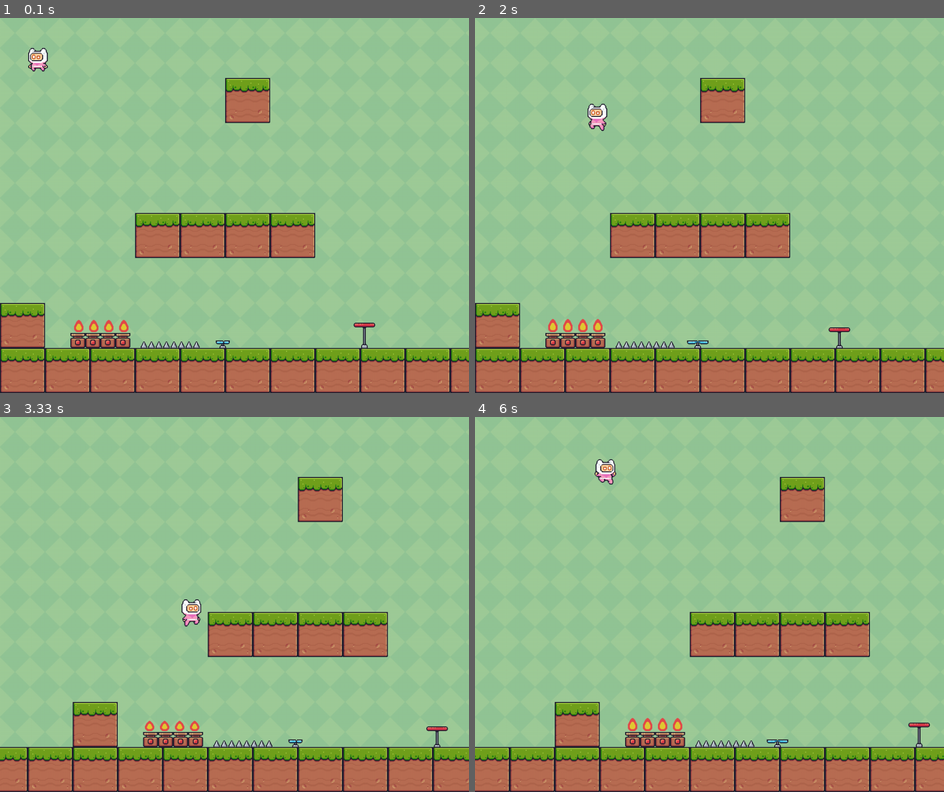
Above: before the commit, frames 1-4 (two rows, left to right).
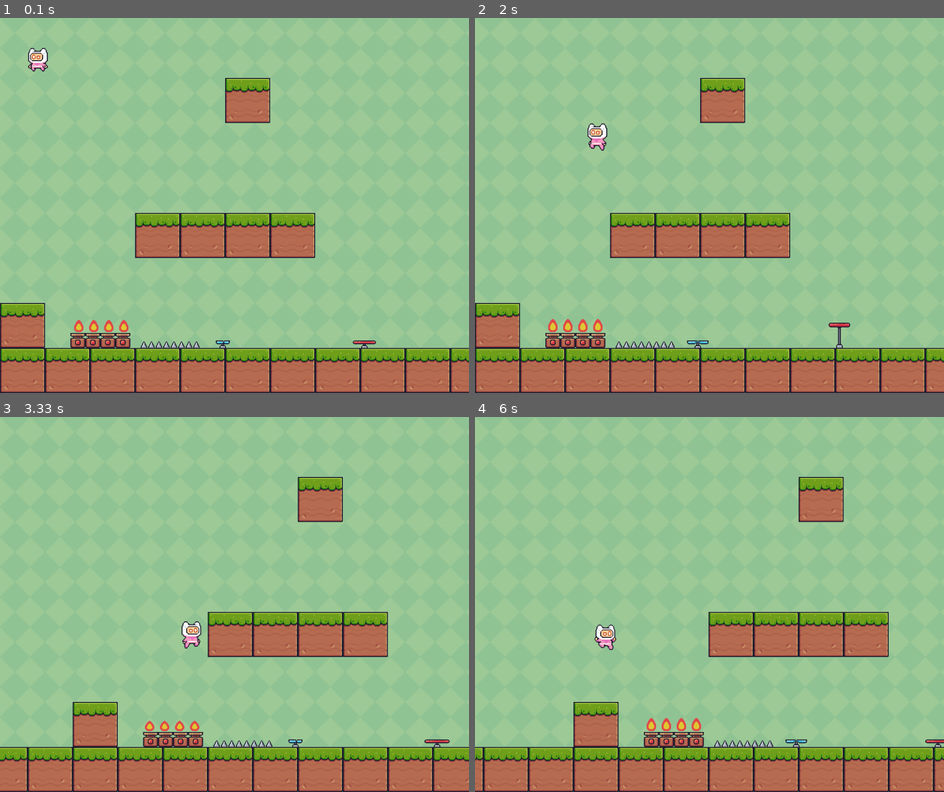
Above: after the commit, the same moments.

Repository: angelojamesti/dev_space
Game: pygame game, started from PyGames/Platformer_game/tutorial.py
Two runs of this game, one before a commit and one after it. Both use one fixed random seed, a clock stepped at 60 frames per second and the inputs below.
Inputs:
- Up to frame 1 (0.1 s): no input
- Up to frame 2 (2 s): tap Space at 0.33, 0.73, 1.03, 1.23, 1.53, 1.73 s; hold Right 0.67-1.13 s; hold Right 1.17-1.63 s; hold Left from 1.67 s (still down)
- Up to frame 3 (3.33 s): tap Space at 2.03, 2.3, 2.6, 2.73, 3.03 s; release Left at 2.2 s; hold Left 2.23-2.63 s; hold Right 2.67-3.3 s
- Up to frame 4 (6 s): hold Left 3.33-3.8 s; tap Space at 3.4, 3.7, 3.9, 4.2, 4.4, 4.7, 4.9, 5.2, 5.47, 5.77, 5.9 s; hold Right 3.83-4.3 s; hold Right 4.33-4.8 s; hold Left 4.83-5.37 s; hold Left 5.4-5.8 s; hold Right from 5.83 s (still down)

The runs differ from the first frame. In frame 1, 0.1% of the frame differs, in the area x 75-81%, y 81-88%; in frame 2, 0.6%; in frame 3, 0.6%; in frame 4, 9.1%, in the area x 0-100%, y 11-100%.

Commit message:
"Adjusted Plaer gravity and Trammpoline animation"

Diff:
--- a/PyGames/Platformer_game/tutorial.py
+++ b/PyGames/Platformer_game/tutorial.py
@@ -81,7 +81,7 @@
 # This class will allow us to have better collission handling
 class Player(pygame.sprite.Sprite):
     COLOR = (255, 0, 0)
-    GRAVITY = 1.2
+    GRAVITY = 1
     # Basically choose which sprite to load at what height and width and if it is directional (left or right)
     SPRITES = load_sprite_sheets("MainCharacters", "PinkMan", 32, 32, True)
     # The amount of time it takes before the sprite changes
@@ -104,7 +104,7 @@
 
     def jump(self):
         # By removing the gravity this allows the player to jump
-        self.y_vel = -self.GRAVITY * 9.8
+        self.y_vel = -self.GRAVITY * 9
         # resets the animation count
         self.animation_count = 0
         # Adds a jumpcount by 1
@@ -291,7 +291,8 @@
             self.animation_count = 0
 
 class Trampoline(Object):
-    ANIMATION_DELAY = 3
+    # Higher means the animation is slower
+    ANIMATION_DELAY = 6
 
     def __init__(self, x, y, width, height):
         super().__init__(x, y, width, height, "trampoline")
